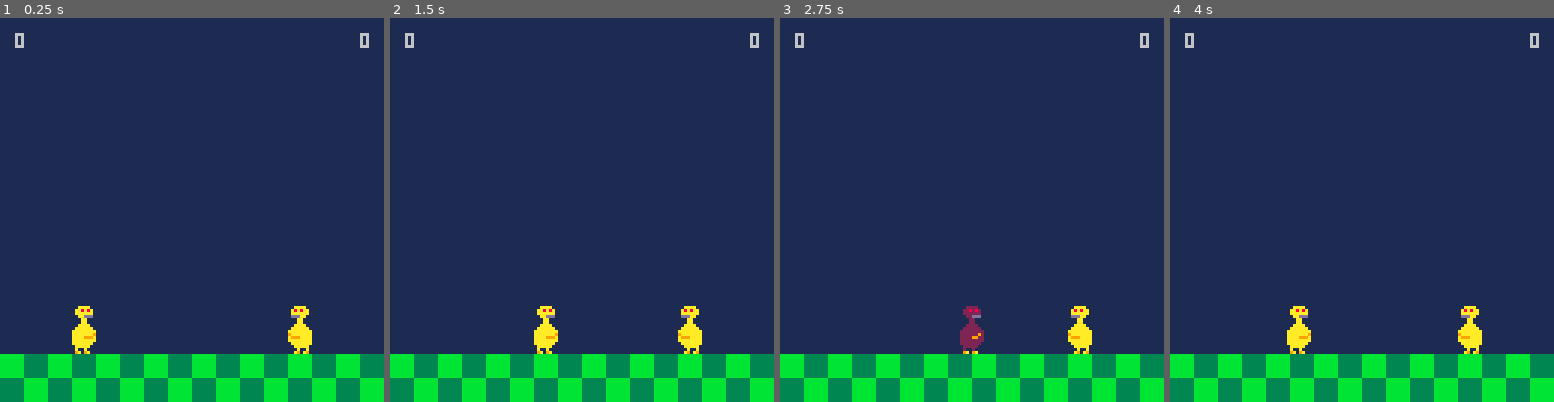
Above: before the commit, frames 1-4 (left to right).
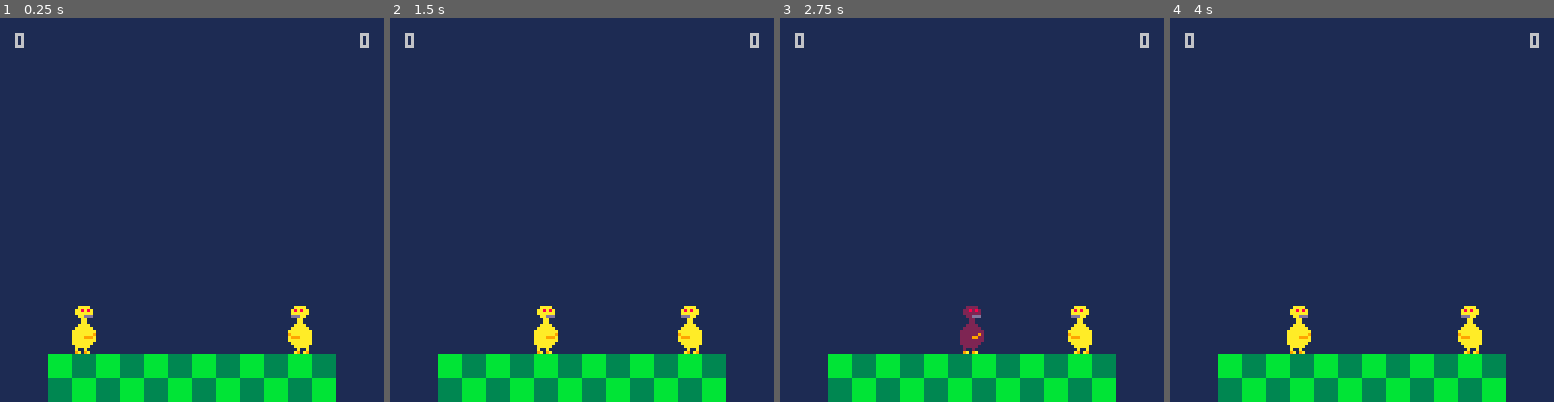
Above: after the commit, the same moments.

Repository: davidjtferguson/dancejab
Game: PICO-8 cartridge jab.p8
Two runs of this game, one before a commit and one after it. Both use one fixed random seed, a clock stepped at 60 frames per second and the inputs below.
Inputs:
- Up to frame 1 (0.25 s): no input
- Up to frame 2 (1.5 s): tap X (X key) at 0.33, 1.07 s; tap O (Z key) at 0.7 s
- Up to frame 3 (2.75 s): hold Right 1.6-2.1 s; tap O (Z key) at 1.7, 2.1, 2.5 s; tap X (X key) at 1.85 s; hold Right from 2.47 s (still down)
- Up to frame 4 (4 s): tap O (Z key) at 2.9, 3.3, 3.7 s; tap X (X key) at 2.97 s; release Right at 3.03 s; hold Left 3.08-3.58 s

The runs differ from the first frame. In frame 1, 3.1% of the frame differs, in the area x 0-100%, y 87-100%; in frame 2, 3.1%; in frame 3, 3.1%; in frame 4, 3.1%.

Commit message:
stage out mechanic

Diff:
--- a/jab.p8
+++ b/jab.p8
@@ -46,6 +46,8 @@
   x=x,
   xvel=0,
   y=96,
+  yvel=0,
+  onground=true,
   s=2,
   flipped=flipped,
   state="none",
@@ -73,6 +75,8 @@
 
  --how many wins for a set
  firstto=3
+
+ gravity=0.15
 
  reset()
 
@@ -162,6 +166,21 @@
   av.statetimer-=1
  end
 
+ --onground?
+ if checkavflagarea(av,0) then
+  av.yvel=0
+  av.onground=true
+ else
+  if av.onground then
+   sfx(5)
+   scoreupdate(av)
+   av.state="ringout"
+   av.statetimer=90
+  end
+
+  av.onground=false
+ end
+
  hitboxcollision(av)
 
  --can only act in some states
@@ -218,6 +237,12 @@
   if av.statetimer==0 then
    reset()
   end
+ elseif av.state=="ringout" then
+  av.yvel+=gravity
+
+  if av.statetimer==0 then
+   reset()
+  end
  end
 
  if av.statetimer==0 then
@@ -236,6 +261,7 @@
  end
 
  av.x+=av.xvel
+ av.y+=av.yvel
 end
 
 function hitboxcollision(av)
@@ -244,35 +270,38 @@
    if aabbcollision(av,box) then
     --death scream
     sfx(2)
-    --score update
-    if av.no==0 then
-     p2.score+=1
-
-     if p2.score==firstto then
-      anounce="player 2 wins!!"
-      sfx(3)
-     end
-     p2.state="won"
-     p2.statetimer=90
-
-    else
-     p1.score+=1
-
-     if p1.score==firstto then
-      anounce="player 1 wins!!"
-      sfx(3)
-     end
-     p1.state="won"
-     p1.statetimer=90
-
-    end
-
-    del(hitboxes,box)
+    scoreupdate(av)
 
     av.state="dead"
     av.statetimer=90
+
+    del(hitboxes,box)
    end
   end
+ end
+end
+
+--in: av that just died
+function scoreupdate(av)
+ if av.no==0 then
+  p2.score+=1
+
+  if p2.score==firstto then
+   anounce="player 2 wins!!"
+   sfx(3)
+  end
+  p2.state="won"
+  p2.statetimer=90
+
+ else
+  p1.score+=1
+
+  if p1.score==firstto then
+   anounce="player 1 wins!!"
+   sfx(3)
+  end
+  p1.state="won"
+  p1.statetimer=90
  end
 end
 
@@ -314,10 +343,13 @@
   spr(23,box.x,box.y,1,1,box.av.flipped)
  end
 
+ --game info
  print(p1.score,5,5)
  print(p2.score,120,5)
-
  print(anounce,30,64)
+
+ --debug info
+ print(test,0,0)
 end
 
 --only tested in x axis
@@ -332,6 +364,26 @@
 
  return true
 end
+-->8
+--utils
+
+function checkavflagarea(av,f)
+ return checkflagarea(av.x,av.y,av.width,av.height,f)
+end
+
+function checkflagarea(x,y,w,h,flag)
+ return
+  checkflag(x/8,y/8,flag) or
+  checkflag((x+w)/8,y/8,flag) or
+  checkflag(x/8,(y+h)/8,flag) or
+  checkflag((x+w)/8,(y+h)/8,flag)
+end
+
+function checkflag(x,y,flag)
+ local s=mget(x,y)
+ return fget(s,flag)
+end
+
 __gfx__
 00000000bbbbbbbb00aaaa0000bbbb0000cccc000022220000aa8a800000000000aa8a8000aaaa00000000000000000000000000000000000000000000000000
 00000000bbbbbbbb0aa8a8a00bb8b8b00cc8c8c0022828200aaaa8a0000000000aaaa8a00aa8a8a0000000000000000000000000000000000000000000000000
@@ -479,6 +531,9 @@
 
 
 
+__gff__
+0001000000000000000000000000000001000000000000000000000000000000000000000000000000000000000000000000000000000000000000000000000000000000000000000000000000000000000000000000000000000000000000000000000000000000000000000000000000000000000000000000000000000000
+0000000000000000000000000000000000000000000000000000000000000000000000000000000000000000000000000000000000000000000000000000000000000000000000000000000000000000000000000000000000000000000000000000000000000000000000000000000000000000000000000000000000000000
 __map__
 0000000000000000000000000000000000000000000000000000000000000000000000000000000000000000000000000000000000000000000000000000000000000000000000000000000000000000000000000000000000000000000000000000000000000000000000000000000000000000000000000000000000000000
 0000000000000000000000000000000000000000000000000000000000000000000000000000000000000000000000000000000000000000000000000000000000000000000000000000000000000000000000000000000000000000000000000000000000000000000000000000000000000000000000000000000000000000
@@ -494,11 +549,12 @@
 0000000000000000000000000000000000000000000000000000000000000000000000000000000000000000000000000000000000000000000000000000000000000000000000000000000000000000000000000000000000000000000000000000000000000000000000000000000000000000000000000000000000000000
 0000000000000000000000000000000000000000000000000000000000000000000000000000000000000000000000000000000000000000000000000000000000000000000000000000000000000000000000000000000000000000000000000000000000000000000000000000000000000000000000000000000000000000
 0000000000000000000000000000000000000000000000000000000000000000000000000000000000000000000000000000000000000000000000000000000000000000000000000000000000000000000000000000000000000000000000000000000000000000000000000000000000000000000000000000000000000000
-0110011001100110011001100110011000000000000000000000000000000000000000000000000000000000000000000000000000000000000000000000000000000000000000000000000000000000000000000000000000000000000000000000000000000000000000000000000000000000000000000000000000000000
-1001100110011001100110011001100100000000000000000000000000000000000000000000000000000000000000000000000000000000000000000000000000000000000000000000000000000000000000000000000000000000000000000000000000000000000000000000000000000000000000000000000000000000
-…(6 lines of a section not shown)…
+0000011001100110011001100110000000000000000000000000000000000000000000000000000000000000000000000000000000000000000000000000000000000000000000000000000000000000000000000000000000000000000000000000000000000000000000000000000000000000000000000000000000000000
+0000100110011001100110011001000000000000000000000000000000000000000000000000000000000000000000000000000000000000000000000000000000000000000000000000000000000000000000000000000000000000000000000000000000000000000000000000000000000000000000000000000000000000
+…(7 lines of a section not shown)…
Not shown, changed: the sound effects (__sfx__) section of jab.p8
